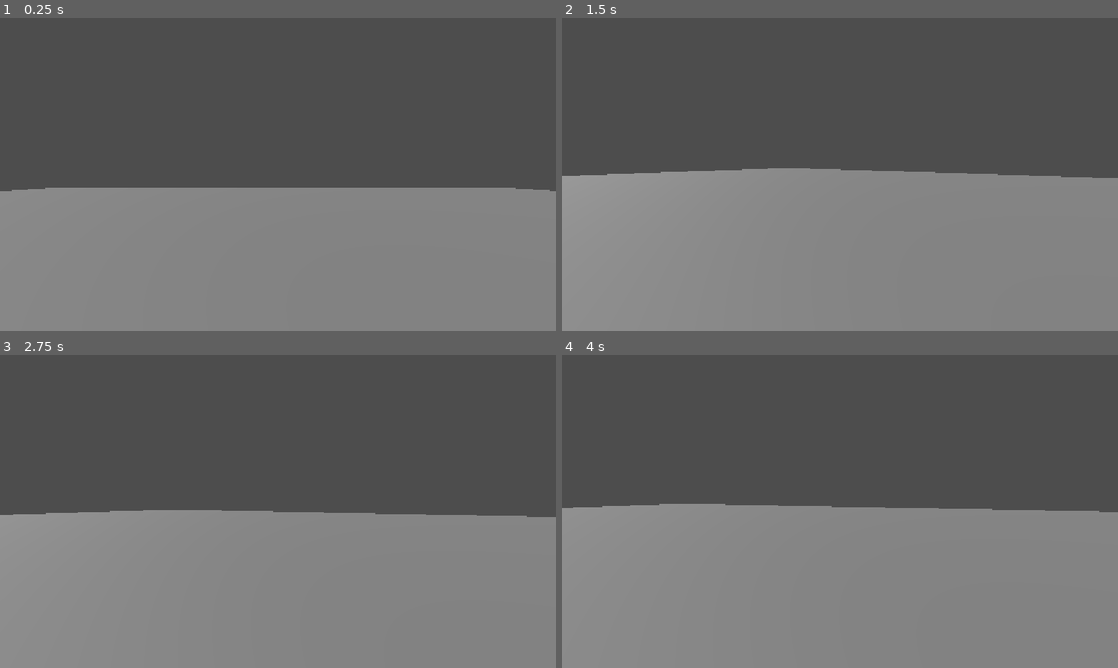
Above: before the commit, frames 1-4 (two rows, left to right).
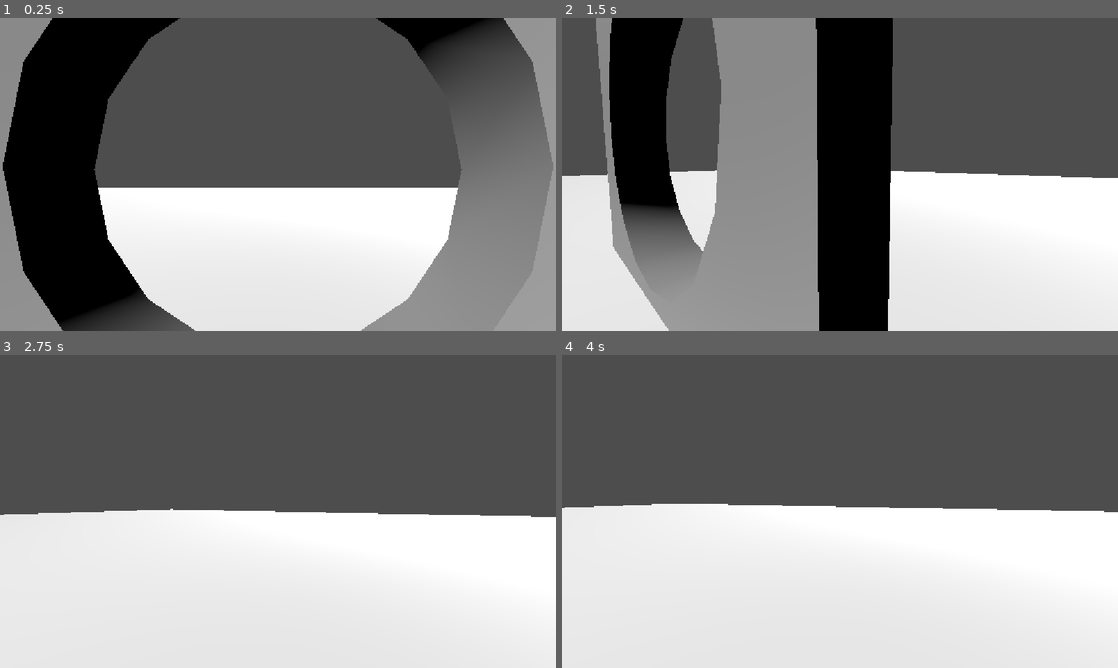
Above: after the commit, the same moments.

Repository: CUGG-2025-Puzzlers/penguin-heist
Game: Godot game, scene res://world/maps/test_map.tscn
Same seed, same stepped clock (60 frames per second), same inputs: the game is played once before the commit and once after it.
Inputs (mouse positions are in pixels of both pictures, inside the frame that each line leads up to):
- Up to frame 1 (0.25 s): no input
- Up to frame 2 (1.5 s): move the mouse to (962, 158) at 0.52 s; hold D (input_right) 0.53-1.28 s; tap P (input_freefly) at 0.6 s; click (962, 158) at 0.67 s; tap Space (input_jump) at 0.77 s; move the mouse to (812, 174) at 1.27 s; hold W (input_forward) from 1.28 s (still down); tap Shift (input_sprint) at 1.35 s
- Up to frame 3 (2.75 s): keep holding W (input_forward); tap Space (input_jump) at 1.52 s; move the mouse to (289, 505) at 2.02 s; tap P (input_freefly) at 2.1 s
- Up to frame 4 (4 s): keep holding W (input_forward); move the mouse to (834, 517) at 2.77 s; tap Shift (input_sprint) at 2.85 s; click (834, 517) at 2.92 s; tap Space (input_jump) at 3.02, 3.77 s; move the mouse to (878, 514) at 3.52 s; tap P (input_freefly) at 3.6 s

The runs differ from the first frame. In frame 1, 53% of the frame differs, in the area x 0-100%, y 0-100%; in frame 2, 58%; in frame 3, 50%; in frame 4, 51%.

Commit message:
Update test_map.tscn

Diff:
--- a/world/maps/test_map.tscn
+++ b/world/maps/test_map.tscn
@@ -1,6 +1,15 @@
 [gd_scene format=3 uid="uid://c3gtpvl27vr4t"]
 
 [ext_resource type="PackedScene" uid="uid://bs72ogkvdd7d6" path="res://addons/proto_controller/proto_controller.tscn" id="1_cbqal"]
+
+[sub_resource type="StandardMaterial3D" id="StandardMaterial3D_sontw"]
+
+[sub_resource type="StandardMaterial3D" id="StandardMaterial3D_pq8a6"]
+
+[sub_resource type="StandardMaterial3D" id="StandardMaterial3D_hj6nr"]
+albedo_color = Color(0, 1, 0, 1)
+
+[sub_resource type="StandardMaterial3D" id="StandardMaterial3D_cbqal"]
 
 [node name="TestMap" type="Node2D" unique_id=807114143]
 
@@ -10,10 +19,28 @@
 
 [node name="Floor" type="CSGBox3D" parent="CSGCombiner3D" unique_id=384803664]
 size = Vector3(100, 1, 100)
+material = SubResource("StandardMaterial3D_sontw")
 
-[node name="CSGBox3D" type="CSGBox3D" parent="CSGCombiner3D" unique_id=354345127]
-transform = Transform3D(1, 0, 0, 0, 1, 0, 0, 0, 1, -0.5, 1, 0)
+[node name="Wall" type="CSGBox3D" parent="CSGCombiner3D" unique_id=354345127]
+transform = Transform3D(1, 0, 0, 0, 1, 0, 0, 0, 1, -0.5, 2.5, 0)
 size = Vector3(4, 4, 1)
+material = SubResource("StandardMaterial3D_pq8a6")
+
+[node name="Money" type="CSGBox3D" parent="CSGCombiner3D" unique_id=1436597736]
+transform = Transform3D(1, 0, 0, 0, 1, 0, 0, 0, 1, 0, 1, -2.8)
+material = SubResource("StandardMaterial3D_hj6nr")
+
+[node name="CSGBox3D" type="CSGBox3D" parent="CSGCombiner3D" unique_id=1905798025]
+transform = Transform3D(1, 0, 0, 0, 1, 0, 0, 0, 1, -0.5000001, 3.85, -6.2000003)
+size = Vector3(7.4, 6.5, 1)
+material = SubResource("StandardMaterial3D_cbqal")
+
+[node name="CSGCylinder3D" type="CSGCylinder3D" parent="CSGCombiner3D/CSGBox3D" unique_id=1217157253]
+transform = Transform3D(1, 0, 0, 0, -4.371139e-08, -1, 0, 1, -4.371139e-08, 0, -0.30000034, 0.049999718)
+operation = 2
+radius = 2.7
+height = 1.3
+sides = 16
 
 [node name="ProtoController" parent="." unique_id=1812719301 instance=ExtResource("1_cbqal")]
 transform = Transform3D(1, 0, 0, 0, 1, 0, 0, 0, 1, 0, 2.1000001, -3.7)
